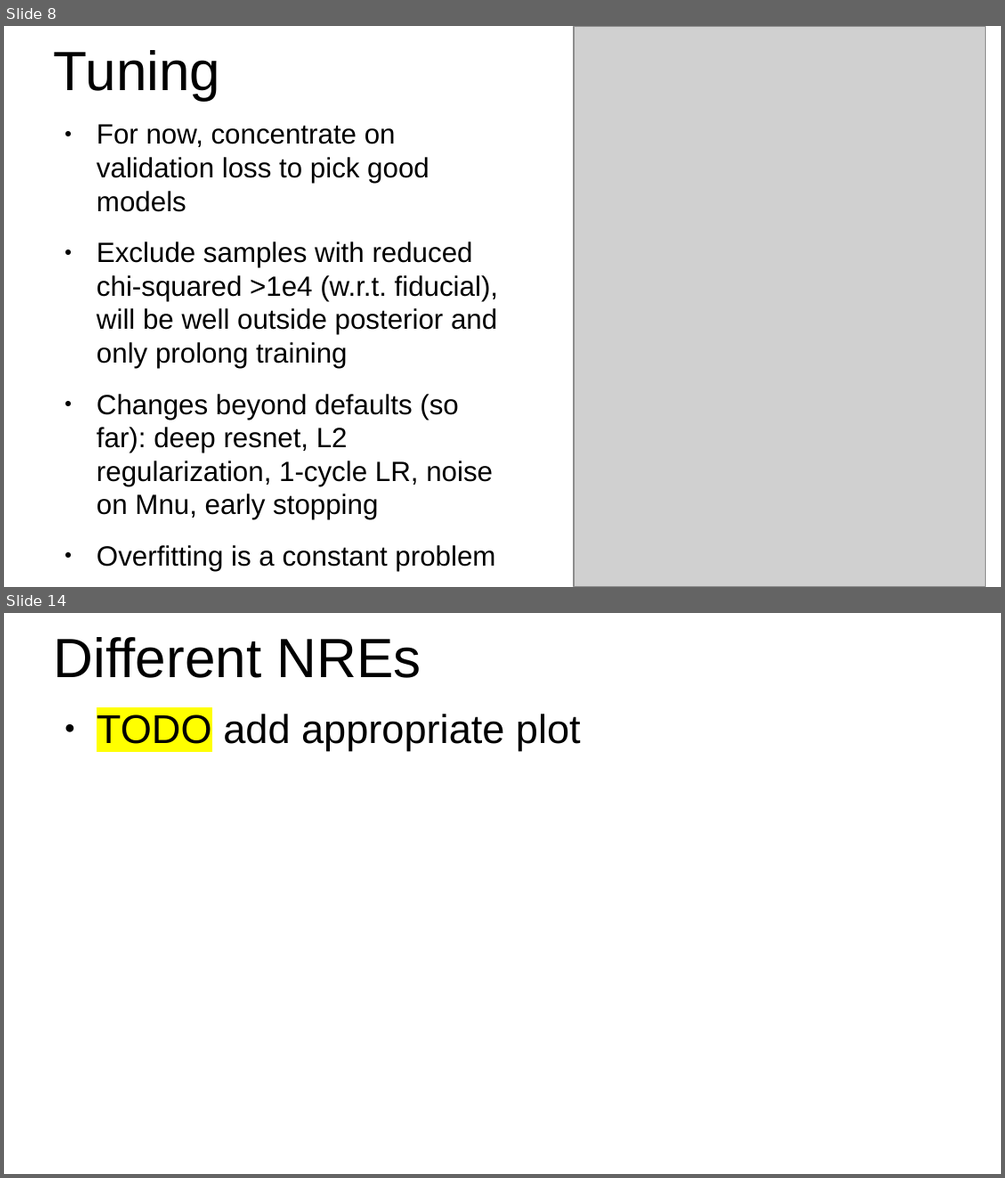
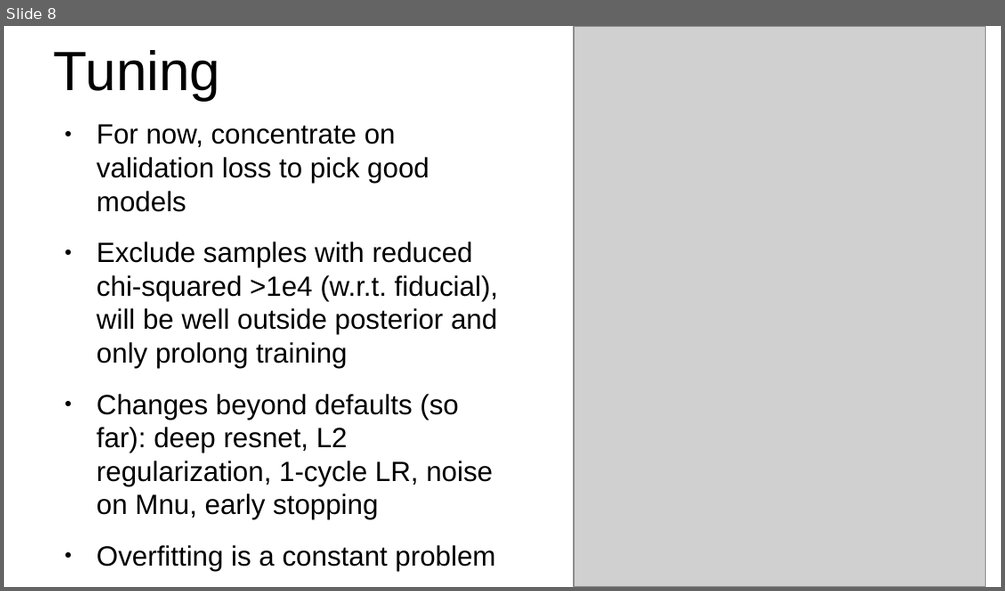
Before and after one commit to leanderthiele/nuvoid_production, a slide deck: presentation_020923.odp. Shown one above the other, each under a label of ours: slides 8 and 14 before the commit, slide 8 after it; the slides between them are not shown. The pictures are 1005x1178 and 1005x591 pixels, drawn with LibreOffice and Linux fonts; fonts in the diff are those of the drawing; grey boxes stand for pictures. Boxes give left, top, right and bottom in pixels: in the first picture for what was removed or moved away, otherwise in the second. Text is boxed around its words. In the diff, an @@ line names an element or a change of style, - is before the commit and + after.

```diff
--- a/presentation_020923.odp
+++ b/presentation_020923.odp
@@ slide 14 removed at (x1=4, y1=613, x2=1001, y2=1174), background #FFFFFF @@
@@ title removed at (x1=54, y1=637, x2=421, y2=678) @@
-Different NREs
@@ text removed at (x1=97, y1=714, x2=581, y2=751) @@
-● TODO add appropriate plot
```
Also in this commit, not shown: 3 slides changed, 5 slides added, 3 other slides removed, 1 other file.
